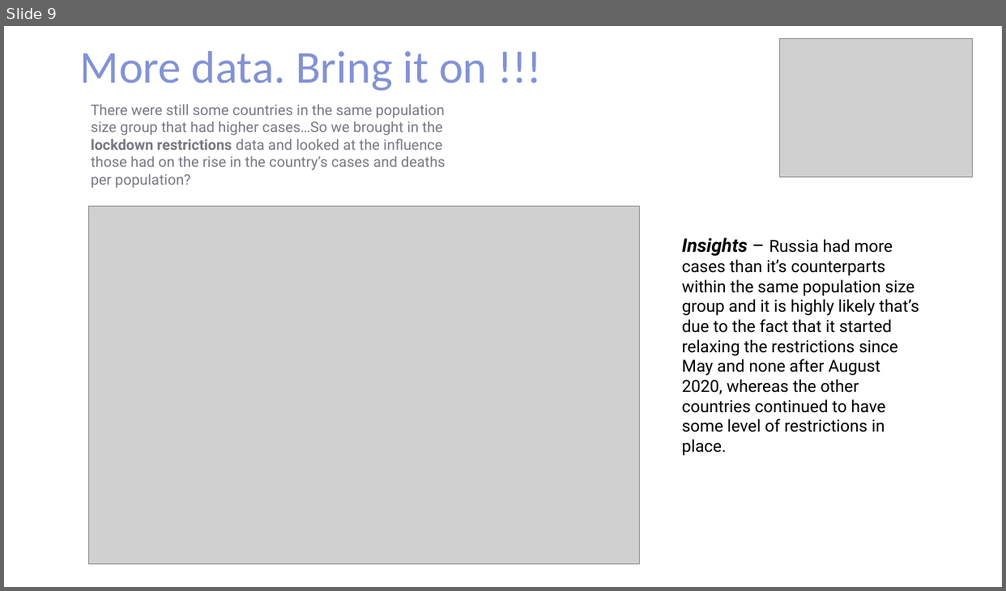
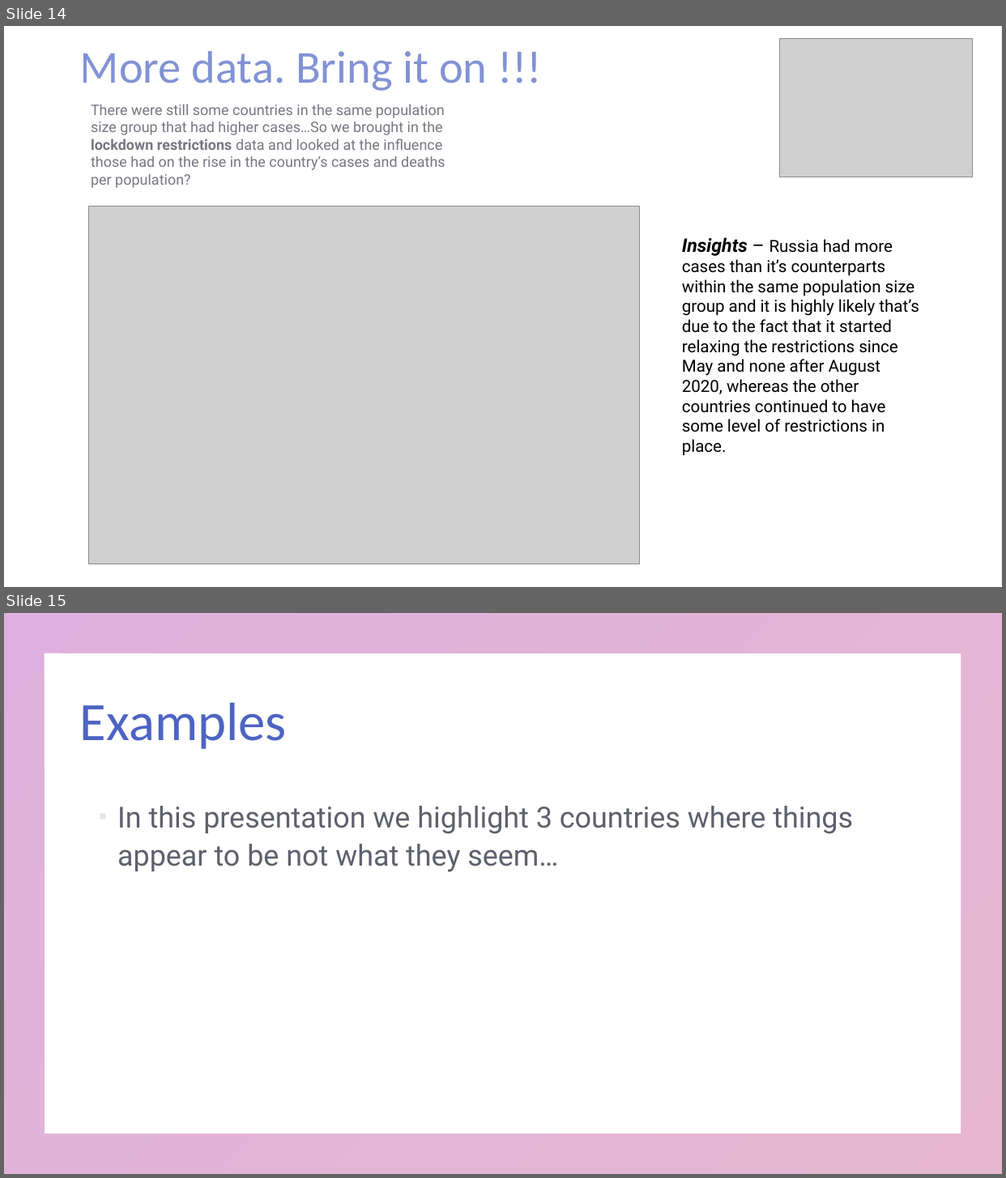
Before and after one commit to KarenJewell/WIDDatathon, a slide deck: WID Presentation_4.pptx. Shown one above the other, each under a label of ours: slide 9 before the commit, slides 14 and 15 after it. The pictures are 1006x591 and 1006x1178 pixels, drawn with LibreOffice and Linux fonts; fonts in the diff are those of the drawing; grey boxes stand for pictures. Boxes give left, top, right and bottom in pixels: in the first picture for what was removed or moved away, otherwise in the second. Text is boxed around its words. In the diff, an @@ line names an element or a change of style, - is before the commit and + after.

```diff
--- a/WID Presentation_4.pptx
+++ b/WID Presentation_4.pptx
@@ slide 15 added at [4, 613, 1002, 1174], background #FFFFFF; not listed: 1 template element that a slide beside it also shows @@
@@ title added at [80, 702, 287, 749], 52 pt, text gradient #4D64C3 to #C34D8B @@
+Examples
@@ text added at [117, 806, 853, 872], 28 pt, text #1B1D30 at 70% opacity @@
+▪ In this presentation we highlight 3 countries where things appear to be not what they seem…
@@ what was slide 9 is now slide 14 @@
```
Also in this commit, not shown: 8 slides changed, 16 other slides added, 4 other files.
